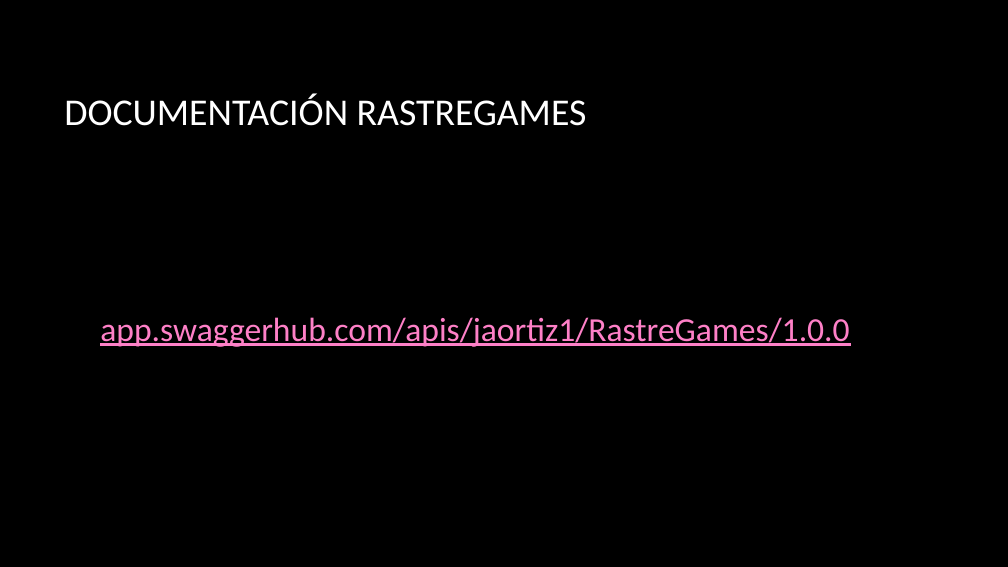
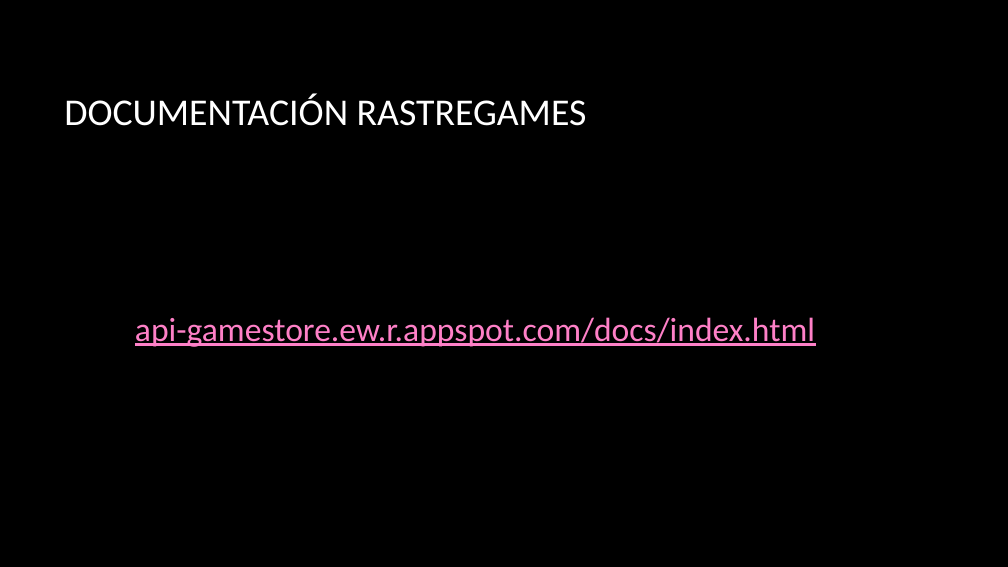
Before and after one commit to AISS-2021-L6-G02/AISS-2021-L6-G02, a slide deck: slide 5 of secondProject/DocsIntegracion/Rastregames.pptx. Drawn at 1008x567 pixels with LibreOffice and Linux fonts; fonts in the diff are those of the drawing; background and template pictures are left out. Boxes give left, top, right and bottom in pixels: in the first picture for what was removed or moved away, otherwise in the second. Text is boxed around its words. In the diff, an @@ line names an element or a change of style, - is before the commit and + after.

```diff
--- a/secondProject/DocsIntegracion/Rastregames.pptx
+++ b/secondProject/DocsIntegracion/Rastregames.pptx
@@ text at <box>135,317,815,347</box>: text changed @@
-app.swaggerhub.com/apis/jaortiz1/RastreGames/1.0.0
+api-gamestore.ew.r.appspot.com/docs/index.html
```
Also in this commit, not shown: 1 slide removed.
